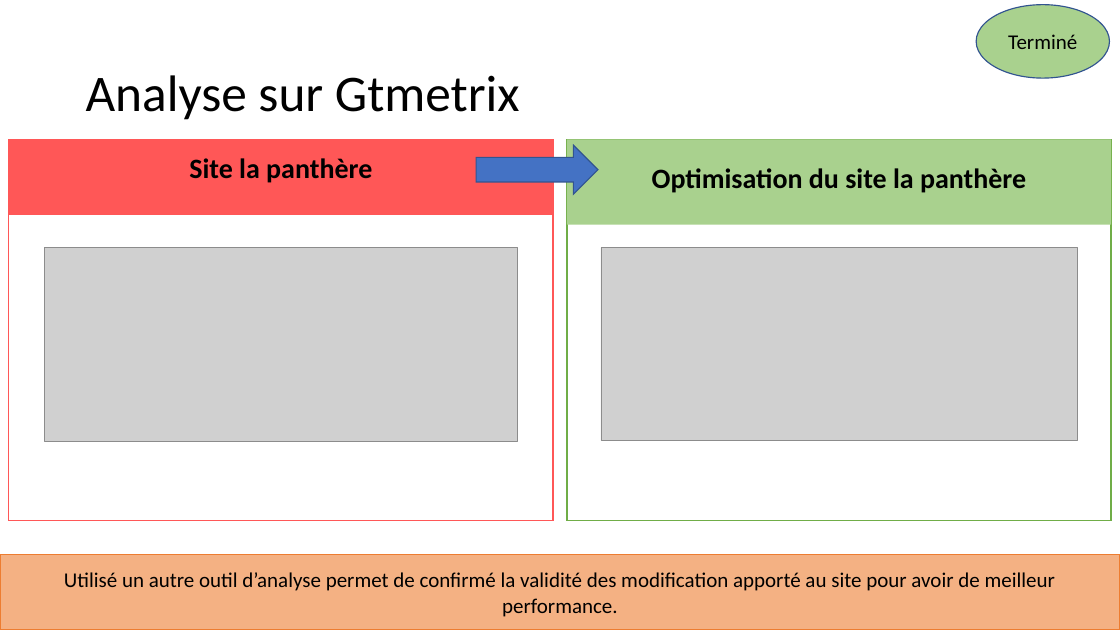
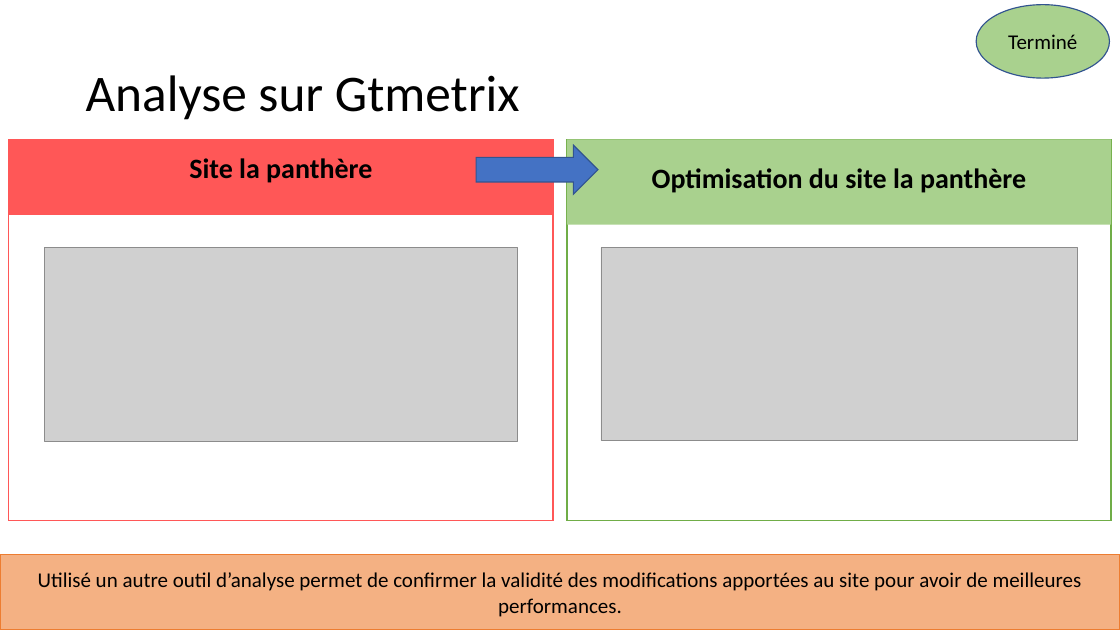
Before and after one commit to LimDavid458/la-panthere-optimise, a slide deck: slide 7 of rapport-seo.pptx (slide 6 before the commit). Drawn at 1120x630 pixels with LibreOffice and Linux fonts; fonts in the diff are those of the drawing; grey boxes stand for pictures. Boxes give left, top, right and bottom in pixels: in the first picture for what was removed or moved away, otherwise in the second. Text is boxed around its words. In the diff, an @@ line names an element or a change of style, - is before the commit and + after.

```diff
--- a/rapport-seo.pptx
+++ b/rapport-seo.pptx
@@ text in rectangle at bbox=[38, 572, 1082, 617]: text changed @@
-Utilisé un autre outil d’analyse permet de confirmé la validité des modification apporté au site pour avoir de meilleur performance.
+Utilisé un autre outil d’analyse permet de confirmer la validité des modifications apportées au site pour avoir de meilleures performances.
```
Also in this commit, not shown: 5 other slides changed, 4 slides added, 2 other files.
